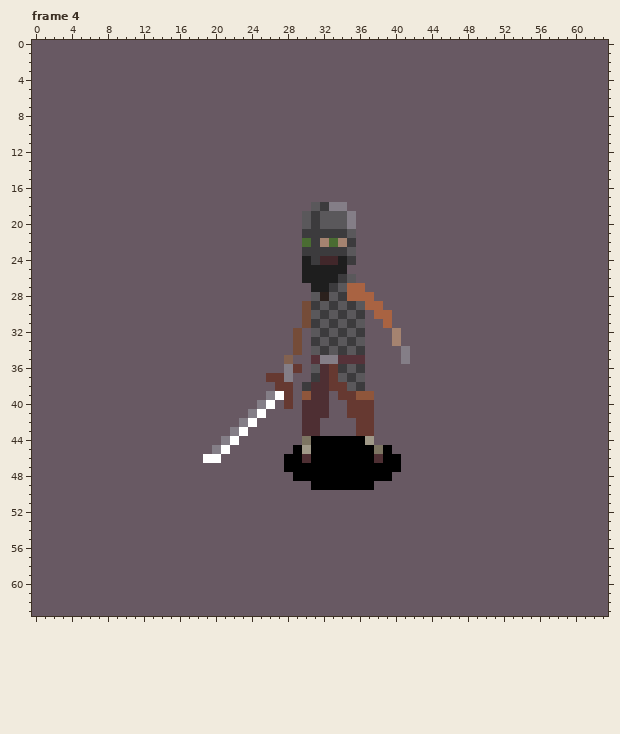
Pixel-art file, stored at assets/aseprite/human/human_death.ase. Above, as it was before the edit.
64x64 pixels, 11 frames. Colours within 5 levels of each other are drawn and written as one. Shown: frame 4. The commit also changed other frames, which this record leaves out.
Now the later version:
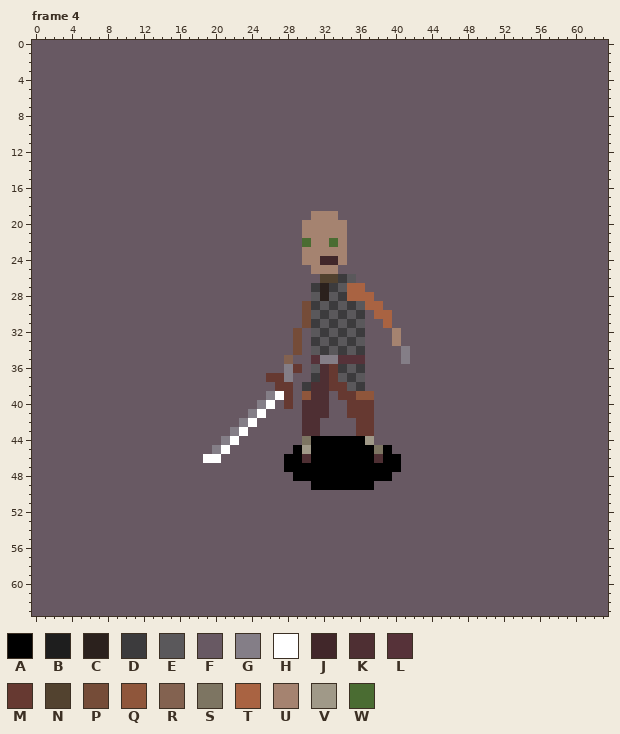
Palette (. is transparent): A #000000  B #1e1e1e  C #2b211d  D #3c3b3d  E #5a585b  F #685963  G #847e87  H #ffffff  J #41272a  K #4e2f33  L #563239  M #663931  N #52422f  P #754c38  Q #8f563b  R #836250  S #7d7562  T #a96342  U #a58370  V #a09988  W #4a6c32
Edits made:
layer "head/facial_hair/facial_hair_0" now hidden
layer "head/headwear/viking_helmet" now hidden
Frame 4:
The edit turns colour B into colour C in row 27 at x 32.
The edit turns colour B into colour D in row 27 at x 31.
The edit turns colour B into colour F in row 25 at x 30 and 34; in row 26 at x 30 to 31.
The edit turns colour D into colour F in row 18 at x 32; in row 22 at x 35; in row 24 at x 35.
The edit turns colour E into colour F in row 18 at x 31; in row 19 at x 30 and 34; in row 21 at x 35; in row 23 at x 35.
The edit turns colour G into colour F in row 18 at x 33 to 34; in rows 19 to 20 at x 35.
The edit turns colour B into colour N in row 26 at x 32 to 33.
The edit turns colour B into colour U in row 24 at x 30 and 34; in row 25 at x 31 to 33.
The edit turns colour D into colour U in rows 19 to 20 at x 31; in row 21 at x 30 to 34; in row 22 at x 31; in row 23 at x 30 to 34; in row 24 at x 31.
The edit turns colour E into colour U in row 19 at x 32 to 33; in row 20 at x 30 and 32 to 34.
